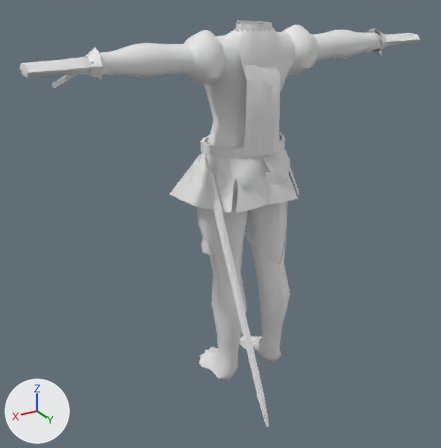
Renders of the Blender file assets/characters/wardrobe/source/duelist.blend from each side of a commit.
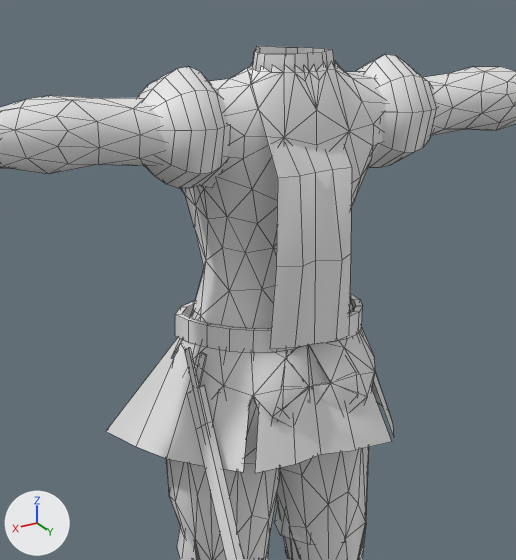
Each version is shown whole from a 50 mm lens placed at (1.32, 2.02, 1.73), pointed at (0.17, 0.11, 0.77), then close up on the part from 28% to 80% of the width and 0% to 56% of the height. The axes (+X, +Y, +Z) are drawn at lower left. The lights are the same throughout. The last two pictures show the newer version. The close-ups show mesh edges as thin lines.

The older version as bpy lines, for what is in view:
```python
me_outfit = bpy.data.meshes.new('Outfit')
me_outfit.from_pydata(...)  # 1321 vertices, 1722 faces; spans x -0.86..0.86, y -0.17..0.63, z -0.01..1.52
me_outfit.polygons.foreach_set('use_smooth', [True] * 1722)
# faces by material slot: [1628, 94]
me_outfit.materials.append(mat_wr_closed)  # white #e7e7e7
me_outfit.materials.append(mat_wr_strips)  # white #e7e7e7
# before: 1260 (-0.06, 0.05, 1.48), 1261 (-0.02, 0.05, 1.48), 1262 (0.02, 0.06, 1.47), 1263 (0.06, 0.06, 1.46), 1265 (-0.06, 0.16, 1.34) at pixel (351, 167)
# before: 1266 (-0.02, 0.16, 1.34) at pixel (332, 169), 1267 (0.02, 0.17, 1.34) at pixel (315, 172), 1268 (0.06, 0.18, 1.34) at pixel (299, 176), 1270 (-0.06, 0.16, 1.19) at pixel (350, 253), 1271 (-0.02, 0.19, 1.19) at pixel (341, 260)
# before: 1272 (0.02, 0.17, 1.19) at pixel (315, 260), 1273 (0.06, 0.19, 1.19) at pixel (302, 266), 1275 (-0.06, 0.16, 1.05) at pixel (348, 335), 1276 (-0.02, 0.18, 1.05) at pixel (335, 341), 1277 (0.02, 0.18, 1.05) at pixel (314, 344)
# before: 1278 (0.06, 0.18, 1.05) at pixel (294, 347)
ob_outfit = bpy.data.objects.new('Outfit', me_outfit)
ob_outfit.location = (0.0, 0.0, 0.0)
```
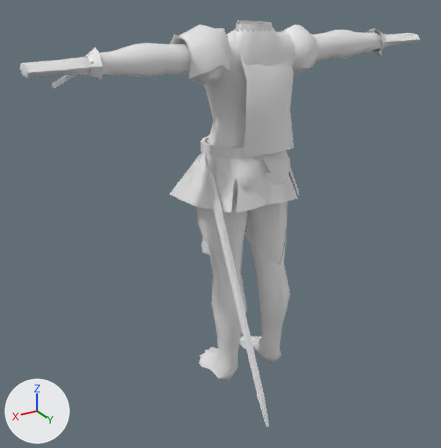
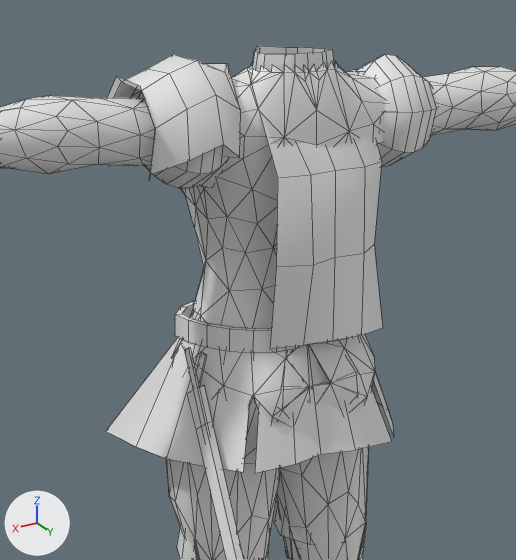
Location of each change, (x1, y1, x2, y2) in pixels of the close-ups (516 x 560 px; the box of a moved part takes in the faces that stretch with it):
part 1 of me_outfit, added: after (107, 54, 240, 175)
part 2 of me_outfit, moved or reshaped: before (248, 72, 352, 349); after (248, 70, 383, 349)

The edits, one by one:
me_outfit is used by ob_outfit; location (0.0, 0.0, 0.0).
Verts and faces of me_outfit; kept vertices keep their numbers, new ones are numbered from 1321.
me_outfit had 1321 vertices, 1722 faces and spanned x -0.86..0.86, y -0.17..0.63, z -0.01..1.52.
me_outfit now has 1352 vertices, 1747 faces and spans x -0.86..0.86, y -0.17..0.63, z -0.01..1.52.
me_outfit part 1: a new loose piece of 31 vertices spanning x 0.12..0.31, y -0.06..0.17, z 1.34..1.52, in mat_wr_strips (white #e7e7e7).
Part 2, on me_outfit:
Vertices 1262, 1267, 1272 move by (-0.04, 0.0, 0.0).
Vertex 1260 moves to (-0.14, 0.05, 1.48), pixel (356, 69).
Vertex 1275 moves to (-0.14, 0.16, 1.05), pixel (382, 328).
Vertex 1261 moves to (-0.08, 0.05, 1.48).
Vertex 1263 moves to (0.04, 0.06, 1.46).
Vertex 1268 moves to (0.04, 0.18, 1.34), pixel (310, 175).
Vertex 1265 moves to (-0.14, 0.13, 1.34), pixel (381, 161).
Vertex 1266 moves to (-0.08, 0.17, 1.34), pixel (364, 167).
Vertex 1270 moves to (-0.14, 0.12, 1.19), pixel (374, 244).
Vertex 1271 moves to (-0.08, 0.17, 1.19), pixel (363, 253).
Vertex 1273 moves to (0.04, 0.2, 1.19), pixel (313, 265).
Vertex 1276 moves to (-0.08, 0.17, 1.05), pixel (361, 335).
Vertex 1277 moves to (-0.02, 0.17, 1.05), pixel (332, 340).
Vertex 1278 moves to (0.04, 0.17, 1.05), pixel (303, 345).
